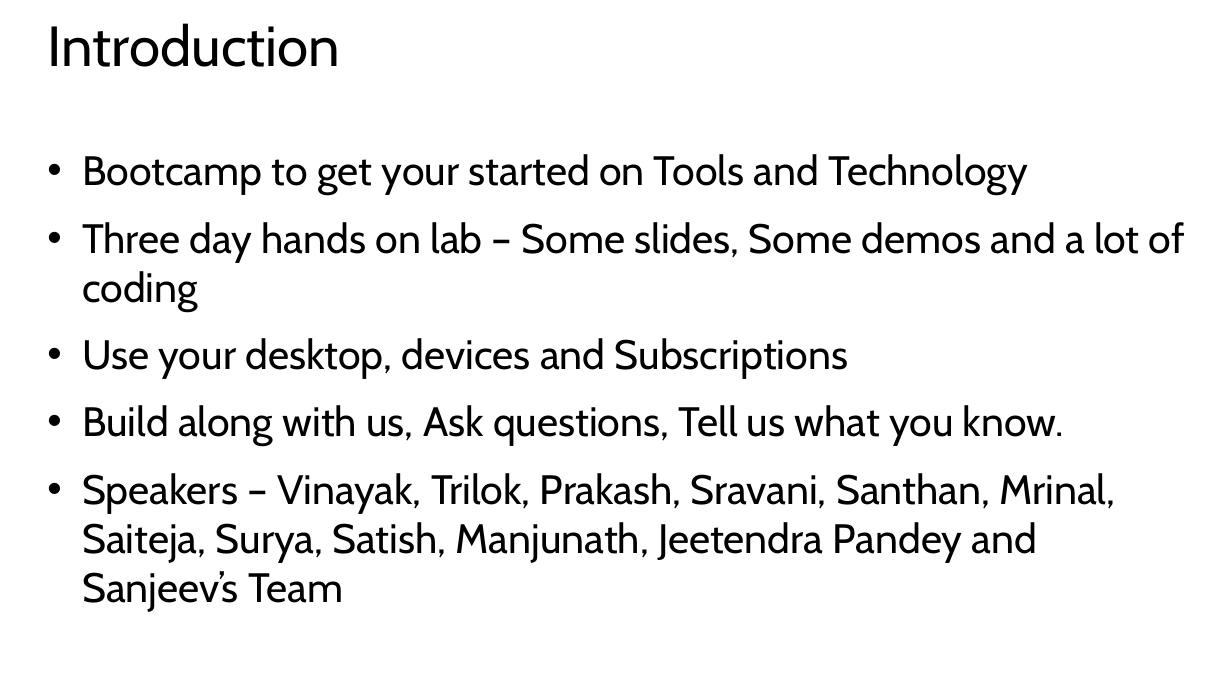
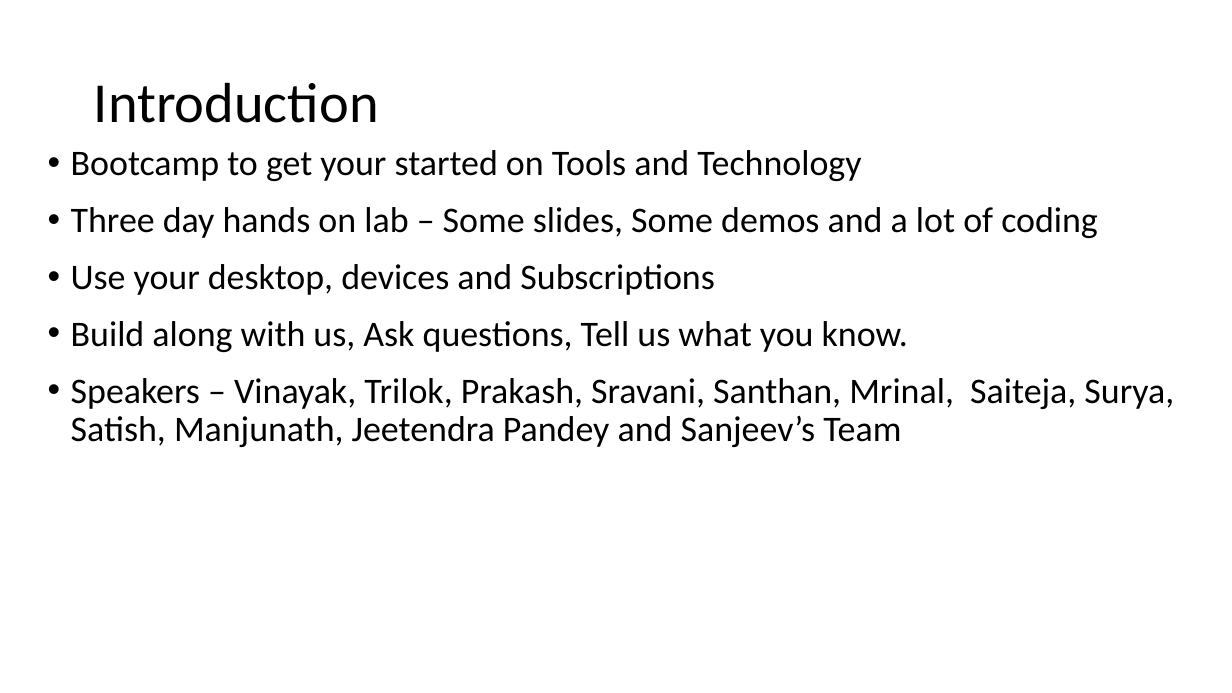
Before and after one commit to byteridge/GarageInternship2020, a slide deck: slide 3 of 1.Introduction.pptx. Drawn at 1232x693 pixels with LibreOffice and Linux fonts; fonts in the diff are those of the drawing. Boxes give left, top, right and bottom in pixels: in the first picture for what was removed or moved away, otherwise in the second. Text is boxed around its words. In the diff, an @@ line names an element or a change of style, - is before the commit and + after.

Commit message:
Updated intro slide

```diff
--- a/1.Introduction.pptx
+++ b/1.Introduction.pptx
@@ title "Introduction": place and size @@
-title "Introduction" at [48,23,341,67]
+title "Introduction" at [94,82,379,123]
@@ title "Introduction" at [94,82,379,123]: font Cabin to Calibri; line spacing 0.8 to 0.9; vertical alignment top to middle @@
@@ text "Bootcamp to get your started ..." at [71,150,1174,447]: size 32 to 28 pt, font Cabin to Calibri; indent changed; line spacing 1 to 0.9 @@
```
Also in this commit, not shown: 5 other slides changed, 1 slide added, 1 slide removed.
